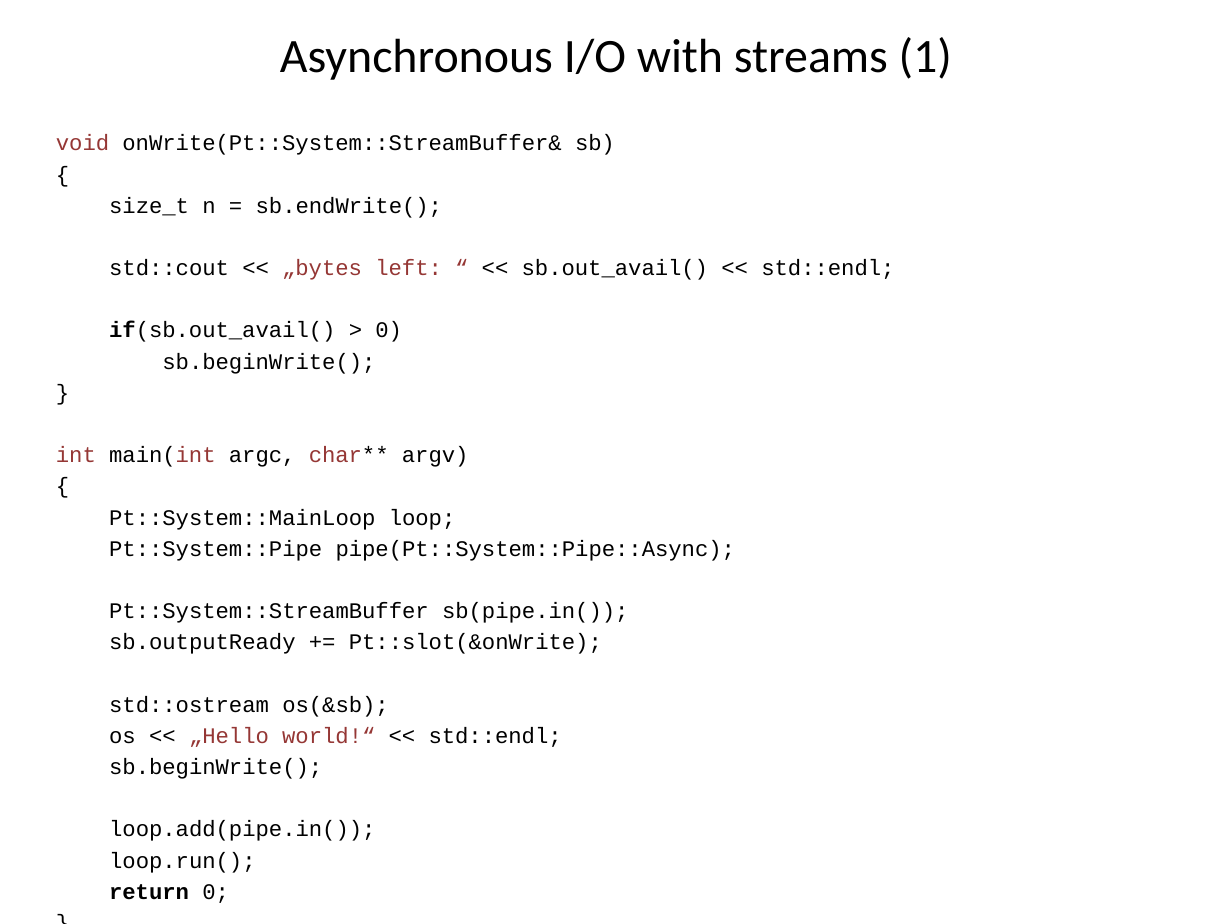
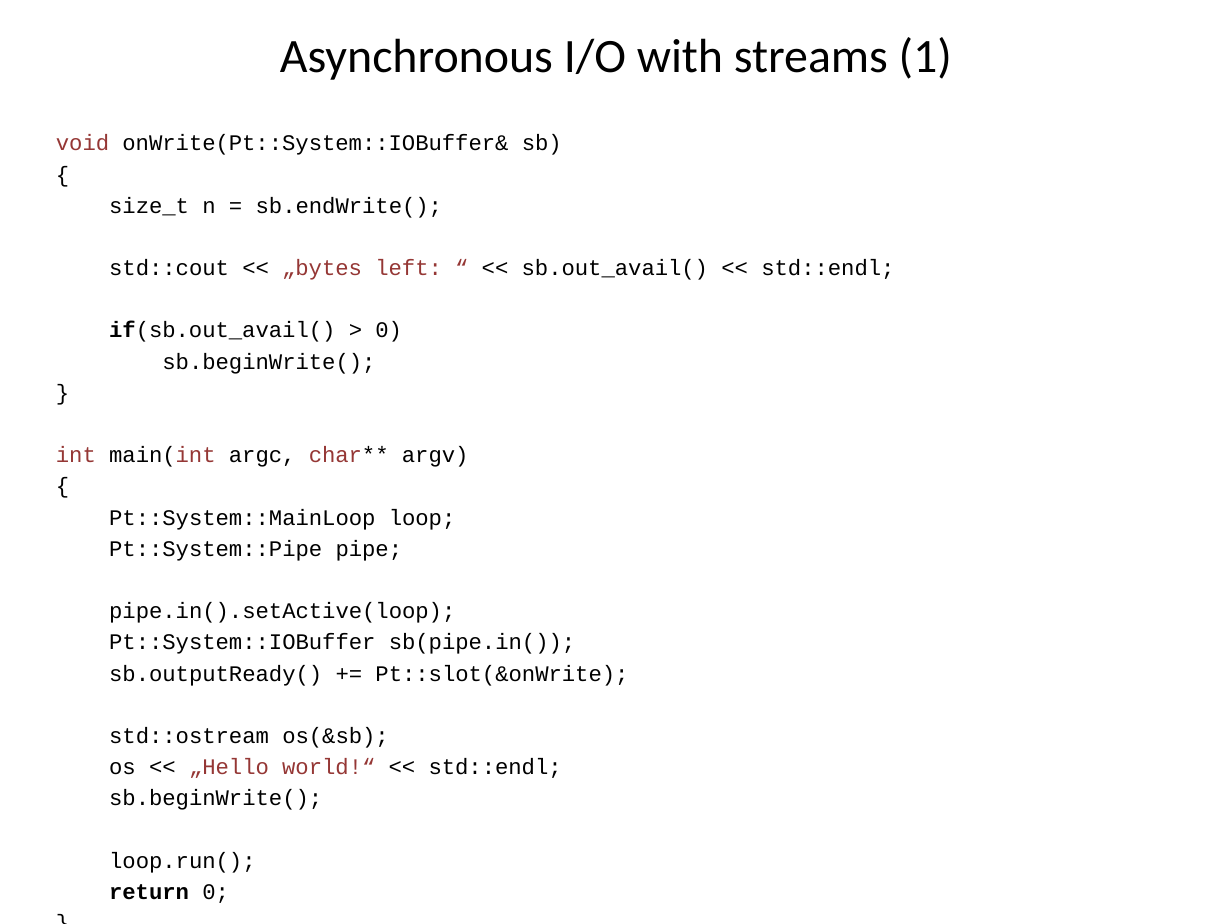
Before and after one commit to Pt-Framework/Pt, a slide deck: slide 9 of doc/other/asynchrony_for_the_masses.pptx. Drawn at 1232x924 pixels with LibreOffice and Linux fonts; fonts in the diff are those of the drawing. Boxes give left, top, right and bottom in pixels: in the first picture for what was removed or moved away, otherwise in the second. Text is boxed around its words. In the diff, an @@ line names an element or a change of style, - is before the commit and + after.

```diff
--- a/doc/other/asynchrony_for_the_masses.pptx
+++ b/doc/other/asynchrony_for_the_masses.pptx
@@ text at (56,134,562,155): text changed @@
-void onWrite(Pt::System::StreamBuffer& sb)
+void onWrite(Pt::System::IOBuffer& sb)
@@ text at (109,540,628,686): text changed @@
-Pt::System::Pipe pipe(Pt::System::Pipe::Async);
-Pt::System::StreamBuffer sb(pipe.in());
-sb.outputReady += Pt::slot(&onWrite);
+Pt::System::Pipe pipe;
+pipe.in().setActive(loop);
+Pt::System::IOBuffer sb(pipe.in());
+sb.outputReady() += Pt::slot(&onWrite);
@@ text at (109,820,375,841): paragraph removed @@
-loop.add(pipe.in());
```
Also in this commit, not shown: 13 other slides changed, 13 other files.
